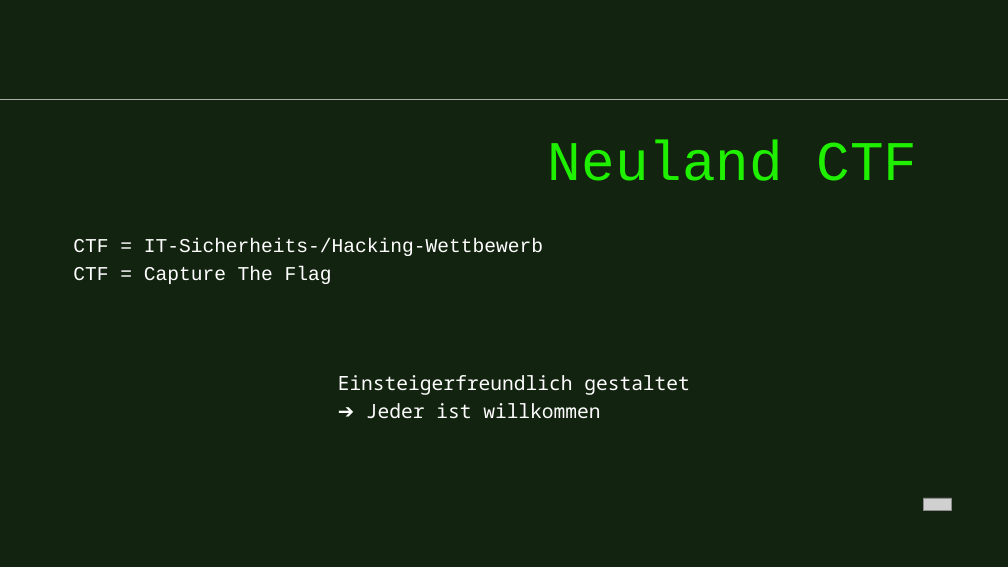
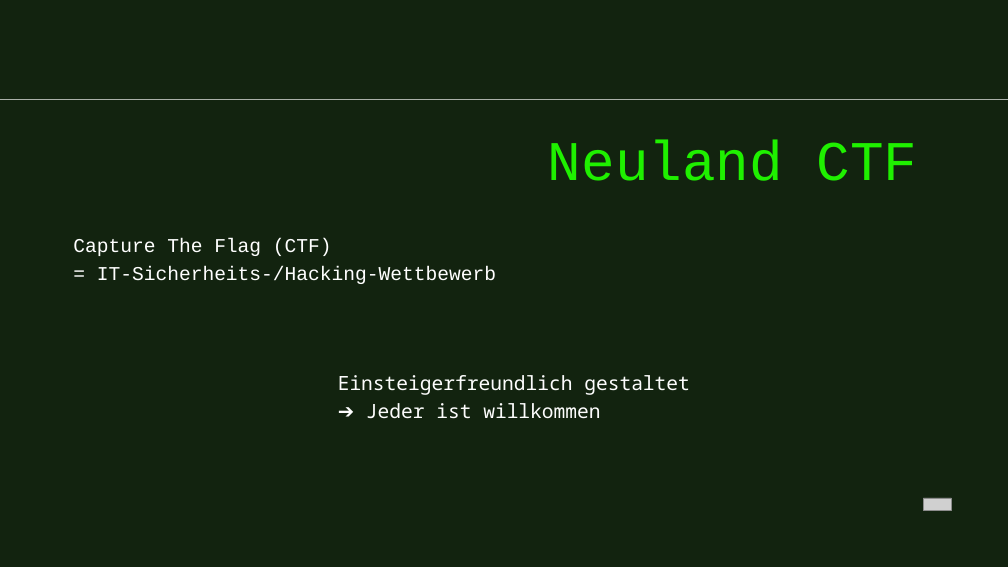
Before and after one commit to 0xFFD700/Neuland-CTF-2022, a slide deck: slide 2 of Papierkram/Neuland_CTF.pptx. Drawn at 1008x567 pixels with LibreOffice and Linux fonts; fonts in the diff are those of the drawing; grey boxes stand for pictures. Boxes give left, top, right and bottom in pixels: in the first picture for what was removed or moved away, otherwise in the second. Text is boxed around its words. In the diff, an @@ line names an element or a change of style, - is before the commit and + after.

```diff
--- a/Papierkram/Neuland_CTF.pptx
+++ b/Papierkram/Neuland_CTF.pptx
@@ text at (73,239,496,284): text changed @@
-  CTF = IT-Sicherheits-/Hacking-Wettbewerb
-  CTF = Capture The Flag
+  Capture The Flag (CTF)
+  = IT-Sicherheits-/Hacking-Wettbewerb
```
Also in this commit, not shown: 5 other slides changed, 1 slide added, 1 other file.
